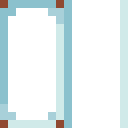
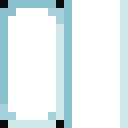
The second 128×128 image is a revision of the first. Changes to its layers:
showed group "Colored" (48 layers) over [0, 0, 64, 128]
added layer "Layer 2" in group "black" over [0, 0, 64, 128]
added layer "Layer 3" in group "blue" over [0, 0, 64, 128]
added layer "Layer 4" in group "brown" over [0, 0, 64, 128]
added layer "Layer 5" in group "cyan" over [0, 0, 64, 128]
added layer "Layer 6" in group "gray" over [0, 0, 64, 128]
added layer "Layer 7" in group "green" over [0, 0, 64, 128]
added layer "Layer 8" in group "light_blue" over [0, 0, 64, 128]
added layer "Layer 9" in group "light_gray" over [0, 0, 64, 128]
added layer "Layer 10" in group "lime" over [0, 0, 64, 128]
added layer "Layer 11" in group "magenta" over [0, 0, 64, 128]
added layer "Layer 12" in group "orange" over [0, 0, 64, 128]
added layer "Layer 13" in group "pink" over [0, 0, 64, 128]
added layer "Layer 14" in group "purple" over [0, 0, 64, 128]
added layer "Layer 15" in group "red" over [0, 0, 64, 128]
added layer "Layer 16" in group "white" over [0, 0, 64, 128]
added layer "Layer 17" in group "yellow" over [0, 0, 64, 128]
hid "Layer 1" over [0, 0, 64, 128]
